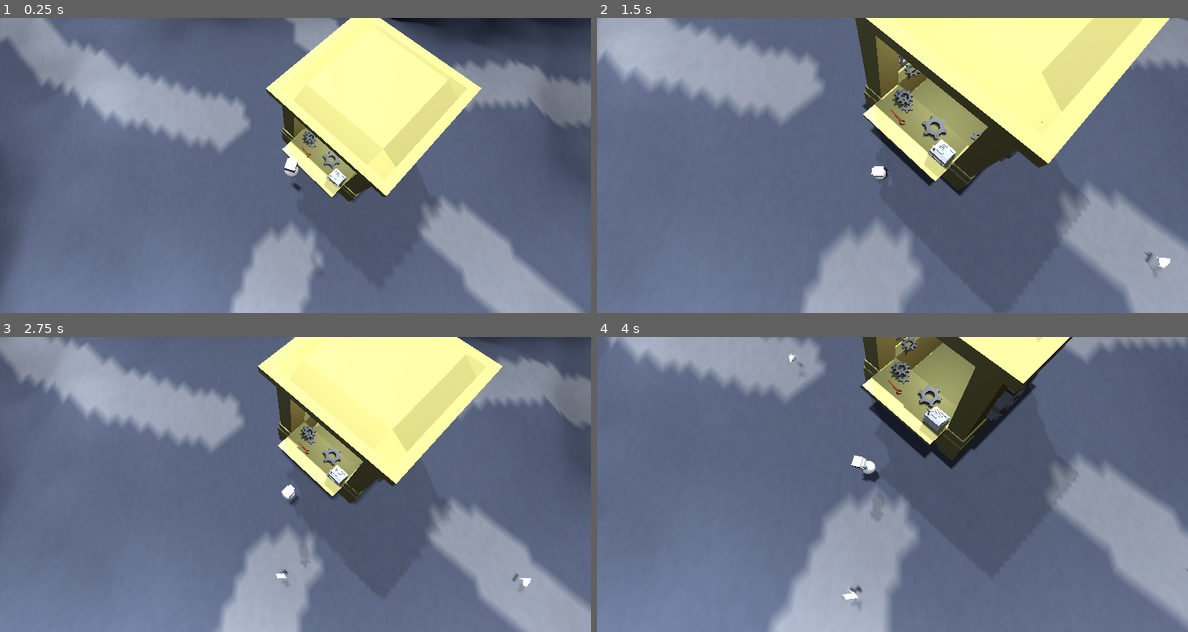
Above: before the commit, frames 1-4 (two rows, left to right).
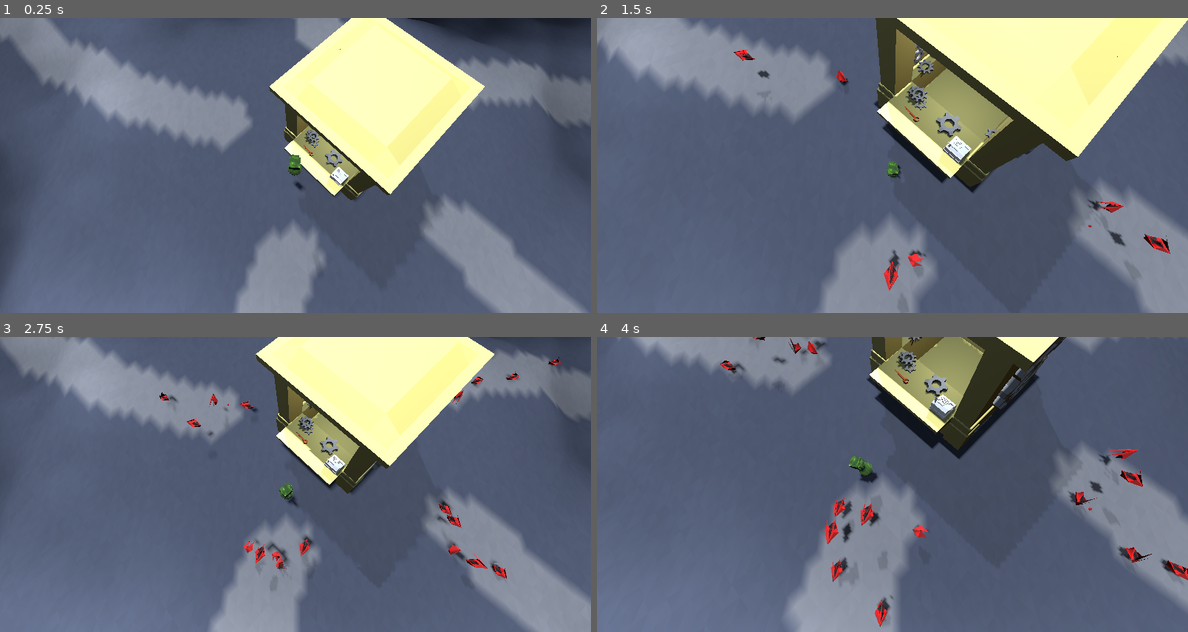
Above: after the commit, the same moments.

Repository: Fletes1/JS-JAM
Game: Godot game, scene res://Escenas/main.tscn
Same seed, same stepped clock (60 frames per second), same inputs: the game is played once before the commit and once after it.
Inputs (mouse positions are in pixels of both pictures, inside the frame that each line leads up to):
- Up to frame 1 (0.25 s): no input
- Up to frame 2 (1.5 s): move the mouse to (1022, 150) at 0.52 s; hold D 0.53-1.28 s; hold Shift 0.53-1.28 s; tap Space at 0.77 s; move the mouse to (774, 180) at 1.27 s; hold S from 1.28 s (still down); tap Shift at 1.35 s
- Up to frame 3 (2.75 s): tap Space at 1.52 s; move the mouse to (354, 419) at 2.02 s; release S at 2.03 s; hold D from 2.03 s (still down); hold Shift from 2.03 s (still down)
- Up to frame 4 (4 s): move the mouse to (862, 543) at 2.77 s; release D at 2.78 s; release Shift at 2.78 s; hold W 2.78-3.53 s; tap Shift at 2.85 s; tap Space at 3.02, 3.77 s; move the mouse to (1069, 528) at 3.52 s; hold A from 3.53 s (still down); hold Shift from 3.53 s (still down)

The runs differ from the first frame. In frame 1, 9.1% of the frame differs, in the area x 0-100%, y 0-100%; in frame 2, 24%; in frame 3, 17%; in frame 4, 20%.

Commit message:
Ciro update

Diff:
--- /dev/null
+++ b/js-gj/Enemies/Light_material.tres
@@ -0,0 +1,16 @@
+[gd_resource type="StandardMaterial3D" load_steps=4 format=3 uid="uid://cqrq2ishhl2hk"]
+
+[sub_resource type="Gradient" id="Gradient_erux7"]
+interpolation_mode = 1
+offsets = PackedFloat32Array(0, 0.590164)
+colors = PackedColorArray(0, 0, 0, 1, 1, 0, 0, 1)
+
+[sub_resource type="FastNoiseLite" id="FastNoiseLite_qind2"]
+
+[sub_resource type="NoiseTexture2D" id="NoiseTexture2D_dv7sx"]
+color_ramp = SubResource("Gradient_erux7")
+noise = SubResource("FastNoiseLite_qind2")
+
+[resource]
+resource_local_to_scene = true
+albedo_texture = SubResource("NoiseTexture2D_dv7sx")
--- a/js-gj/Enemies/light.gd
+++ b/js-gj/Enemies/light.gd
@@ -1,38 +1,65 @@
 extends RigidBody3D
 var des_vel:Vector3
-@onready var speed:int = randf_range(0.9,1.1)*3
+@onready var speed:int = randf_range(0.9,1.1)*10
 @onready var caminador:PathFollow3D =  $PathFollow3D
 var path_asig:int
-var des_look_pos:Vector3
+var des_look_point:Vector3
 var life:int = 10
+var spawning:bool = true
 var impacting:bool = false
+@onready var offset:Vector3 = Vector3(randf_range(-1,1)*get_parent().cam_size,1,randf_range(-1,1)*get_parent().cam_size)
 
 func _ready() -> void:
 	caminador.reparent(get_parent().paths[path_asig])
 	caminador.progress = 0.1
-	des_look_pos = caminador.global_position
-	position = caminador.global_position + Vector3(randf_range(-1,1)*get_parent().cam_size,1,randf_range(-1,1)*get_parent().cam_size)
+	des_look_point = caminador.global_position + offset
+	position = caminador.global_position + offset
+	position.y = randf_range(-2,-3)
+	caminador.progress = 5
+	des_look_point = caminador.global_position + offset
+	rotation_degrees = Vector3(-90,90,0)
+
 
 func _physics_process(delta: float) -> void:
-	while position.distance_to(caminador.global_position) < 3 and caminador.progress_ratio < 1:
-		caminador.progress += 1
-	if caminador.progress_ratio == 1:
-		impact()
-	des_look_pos += (caminador.global_position-des_look_pos)*delta*3
-	$MeshInstance3D.look_at(des_look_pos)
-	$MeshInstance3D.rotation.x = 0
-	$MeshInstance3D.rotation.z = 0
-	des_vel = position.direction_to(caminador.global_position)
-	des_vel.y = 0
-	des_vel = des_vel.normalized()*speed
-	apply_force(Vector3((des_vel-linear_velocity).x,0,(des_vel-linear_velocity).z)*20,Vector3.UP)
+	$CollisionShape3D.disabled = spawning
+	if spawning:
+		linear_velocity.y = 5
+		angular_velocity.y = 50
+		if position.y > caminador.global_position.y+1:spawning = false
+	elif !impacting:
+		#Impact
+		while position.distance_to(caminador.global_position) < offset.length() + 2 and caminador.progress_ratio < 1:
+			caminador.progress += 1
+		if caminador.progress_ratio == 1:
+			impact()
 
-	apply_torque(-rotation*30)
-	if impacting and linear_velocity.y < 0 and get_contact_count() > 0 and get_colliding_bodies()[0].is_in_group("Suelo"):
-		queue_free()
+		#Mooving
+		des_vel = position.direction_to(caminador.global_position + offset)
+		des_vel.y = 0
+		des_vel = des_vel.normalized()*speed
+		if $Ray_suelo.is_colliding():
+			if des_vel != Vector3.ZERO:
+				var normal:Vector3 = $Ray_suelo.get_collision_normal(0)
+				var aply_force:Vector3 = normal.rotated(des_vel.normalized().rotated(Vector3.UP,-PI/2),-PI/2)*des_vel.length()
+				aply_force.x = des_vel.x * (Vector3(aply_force.x,0,aply_force.z).length() / des_vel.length())
+				aply_force.z = des_vel.z * (Vector3(aply_force.x,0,aply_force.z).length() / des_vel.length())
+				apply_force((aply_force-linear_velocity)*2,Vector3.UP)
+		#apply_force(Vector3((des_vel-linear_velocity).x,0,(des_vel-linear_velocity).z)*20,Vector3.UP)
+
+		#Spining
+		des_look_point = caminador.global_position + offset
+		var direction:Vector2 = Vector2(position.x,-position.z).direction_to(Vector2(des_look_point.x,-des_look_point.z))
+		var angle:float = Vector2(-1,0).rotated(rotation.y).angle_to(direction)
+		var rot_aply:Vector3 = Vector3(-rotation.x,angle,-rotation.z)
+		apply_torque(rot_aply*3)
+	else:
+		angular_velocity.y = 50
+		if linear_velocity.y < 0 and get_contact_count() > 0 and get_colliding_bodies()[0].is_in_group("Suelo"):
+			queue_free()
 
 func impact():
 	if !impacting:
+		rotation_degrees = Vector3(90,90,0)
 		impacting = true
 		linear_velocity = Vector3(0,10,0)
 		mass = 10
--- a/js-gj/Enemies/light.tscn
+++ b/js-gj/Enemies/light.tscn
@@ -6,6 +6,24 @@
 friction = 0.0
 
 [sub_resource type="CapsuleShape3D" id="CapsuleShape3D_erux7"]
+height = 1.6
+
+[sub_resource type="Gradient" id="Gradient_erux7"]
+interpolation_mode = 2
+
+[sub_resource type="FastNoiseLite" id="FastNoiseLite_qind2"]
+offset = Vector3(-82.15, 0, 0)
+
+[sub_resource type="NoiseTexture2D" id="NoiseTexture2D_dv7sx"]
+width = 100
+height = 100
+generate_mipmaps = false
+color_ramp = SubResource("Gradient_erux7")
+noise = SubResource("FastNoiseLite_qind2")
+
+[sub_resource type="StandardMaterial3D" id="StandardMaterial3D_iyqpm"]
+albedo_color = Color(1, 0, 0, 1)
+albedo_texture = SubResource("NoiseTexture2D_dv7sx")
 
 [sub_resource type="StandardMaterial3D" id="StandardMaterial3D_2u3ae"]
 
@@ -38,22 +56,35 @@
 "vertex_count": 89,
 "vertex_data": PackedByteArray("xm4svQAAAABls3Y87V90vMplbbxls3Y8j6ItOAAAAAAftXq3ZiNCPAAAAAB/zUs8xLEJOwAAAAAcIqw7j6ItOAA …(2291 unchanged characters)…
 }]
-blend_shape_mode = 0
 shadow_mesh = SubResource("ArrayMesh_g4bki")
 
+[sub_resource type="BoxShape3D" id="BoxShape3D_qind2"]
+size = Vector3(1.5, 0.5, 0.8)
+
 [node name="Light" type="RigidBody3D"]
+rotation_order = 1
+mass = 0.1
 physics_material_override = SubResource("PhysicsMaterial_ps2ao")
+center_of_mass_mode = 1
 contact_monitor = true
 max_contacts_reported = 1
 angular_damp = 20.0
 script = ExtResource("1_erux7")
 
 [node name="CollisionShape3D" type="CollisionShape3D" parent="."]
+transform = Transform3D(-4.37114e-08, -1, 0, 1, -4.37114e-08, 0, 0, 0, 1, 0, -3.72529e-08, 0)
 shape = SubResource("CapsuleShape3D_erux7")
 
 [node name="MeshInstance3D" type="MeshInstance3D" parent="."]
-transform = Transform3D(20, 0, 0, 0, -8.74228e-07, 20, 0, -20, -8.74228e-07, 0, 0, 0)
+transform = Transform3D(30, 0, 0, 0, -1.31134e-06, 30, 0, -30, -1.31134e-06, 0.4, -0.5, 0)
+material_overlay = SubResource("StandardMaterial3D_iyqpm")
 mesh = SubResource("ArrayMesh_erux7")
 
 [node name="PathFollow3D" type="PathFollow3D" parent="."]
 loop = false
+
+[node name="Ray_suelo" type="ShapeCast3D" parent="."]
+transform = Transform3D(1, 0, 0, 0, 1, 0, 0, 0, 1, 0, -0.1, 0)
+shape = SubResource("BoxShape3D_qind2")
+target_position = Vector3(0, -0.3, 0)
+collision_mask = 2
--- a/js-gj/Escenas/main.gd
+++ b/js-gj/Escenas/main.gd
@@ -47,7 +47,6 @@
 func spawn_enemy(type:int,path:int):
 	var ins = preload("res://Enemies/light.tscn").instantiate()
 	ins.path_asig = path
-	#ins.position = Vector3.UP*100
 	add_child(ins)
 
 func create_paths():#creates the paths of the level
@@ -109,10 +108,10 @@
 				VF[X][Y] = CA_H[CA.find(check)]
 			else:#resto
 				VF[X][Y] = noiseterrain.get_noise_2d(check.x,check.y)*terr_alt
-			if check.length() < 10:
+			if check.length() < 15:
 				VF[X][Y] = 0
 			elif check.length() < 30:
-				VF[X][Y] *= (min(pow((check.length()-10)/20,2),1))
+				VF[X][Y] *= (min(pow((check.length()-15)/15,2),1))
 
 	#Creacion de terreno
 	st = SurfaceTool.new()
@@ -126,7 +125,7 @@
 						color_poner = Color("DAE0EE")
 					else:
 						color_poner = Color("8F9AB6")#Fuera
-					color_poner = color_poner * (1 + (VF[X+add[i*2]][Y+add[i*2+1]])/ terr_alt)*randf_range(0.98,1.02)*0.55#variacion extra
+					color_poner = color_poner * (1 + (VF[X+add[i*2]][Y+add[i*2+1]])/ terr_alt)*randf_range(0.98,1.02)*0.45#variacion extra
 
 					st.set_color(color_poner)
 					st.add_vertex(Vector3(X+add[i*2]-terr_size, VF[(X+add[i*2])][(Y+add[i*2+1])] - int(Vector2(X+add[i*2]-terr_size,Y+add[i*2+1]-terr_size).length() > terr_size-cam_size)* pow(Vector2(X+add[i*2]-terr_size,Y+add[i*2+1]-terr_size).length() - (terr_size-cam_size),2), Y+add[i*2+1]-terr_size))
--- a/js-gj/Escenas/main.tscn
+++ b/js-gj/Escenas/main.tscn
@@ -62,6 +62,7 @@
 
 [node name="DirectionalLight3D2" type="DirectionalLight3D" parent="WorldEnvironment"]
 transform = Transform3D(1, 0, 0, 0, -4.37114e-08, 1, 0, -1, -4.37114e-08, 0, 0, 0)
+light_energy = 1.5
 light_indirect_energy = 0.0
 shadow_enabled = true
 shadow_reverse_cull_face = true
@@ -83,6 +84,7 @@
 curve = SubResource("Curve3D_vt1rs")
 
 [node name="Timer" type="Timer" parent="."]
+wait_time = 0.1
 autostart = true
 
 [connection signal="timeout" from="Timer" to="." method="_on_timer_timeout"]
--- a/js-gj/Escenas/player.gd
+++ b/js-gj/Escenas/player.gd
@@ -3,7 +3,11 @@
 @onready var camera_des_pos:Vector3 = position + camera_angle#Desire camera position
 
 var des_vel:Vector3#Desire velocity
-var speed:int = 8
+var speed:int = 7
+var aply_force:Vector3
+var normal:Vector3#Normal of the floor
+
+var last_pos_wheel:Vector3
 
 var des_look_point:Vector3#Desire look point
 
@@ -12,7 +16,6 @@
 	$Camera3D.look_at(position)
 
 func _physics_process(delta: float) -> void:
-	#$MeshInstance3D2.visible = $Ray_suelo.is_colliding()
 	des_vel = Vector3.ZERO
 	if Input.is_key_pressed(KEY_W):
 		des_vel -= Vector3(0,0,1).rotated(Vector3.UP,$Camera3D.rotation.y)
@@ -26,27 +29,25 @@
 	if Input.is_key_pressed(KEY_SHIFT):
 		des_vel *= 2
 	if $Ray_suelo.is_colliding():
-		var aply_force:Vector3
-		var normal:Vector3 = $Ray_suelo.get_collision_normal()
-		#aply_force = normal.rotated(des_vel.normalized(),-PI/2)*des_vel.length()
-		#aply_force = aply_force.rotated(aply_force.normalized(),PI)
-		#aply_force = normal.rotated(Vector3(1,0,0),PI/2)*des_vel.z
-		#aply_force += normal.rotated(Vector3(0,0,1),PI/2)*des_vel.x
-		#apply_force()
-		$ball_speed_test.global_position = $Ray_suelo.get_collision_point()+Vector3.UP + aply_force
-		apply_force(Vector3((des_vel-linear_velocity).x,0,(des_vel-linear_velocity).z),Vector3.UP)
-		if des_vel == Vector3.ZERO:
-			apply_force(Vector3((des_vel-linear_velocity).x,0,(des_vel-linear_velocity).z)*0.5,Vector3.UP)
+		if des_vel != Vector3.ZERO:
+			normal = $Ray_suelo.get_collision_normal(0)
+			aply_force = normal.rotated(des_vel.normalized().rotated(Vector3.UP,-PI/2),-PI/2)*des_vel.length()
+			aply_force.x = des_vel.x * (Vector3(aply_force.x,0,aply_force.z).length() / des_vel.length())
+			aply_force.z = des_vel.z * (Vector3(aply_force.x,0,aply_force.z).length() / des_vel.length())
+			apply_force((aply_force-linear_velocity)*2,Vector3.UP)
+		else:
+			apply_force(-linear_velocity*4,Vector3.UP)
 
 	$Mouse_ray.global_position = $Camera3D.global_position
 	$Mouse_ray.target_position = $Camera3D.project_ray_normal($Node2D.get_global_mouse_position()) * 5000
 	$Mouse_ray.global_rotation = Vector3.ZERO
 	if $Mouse_ray.is_colliding():
-		des_look_point += ($Mouse_ray.get_collision_point()-des_look_point)*delta*10
-		$MeshInstance3D.look_at(des_look_point)
-		$MeshInstance3D.rotation.x = 0
-		$MeshInstance3D.rotation.z = 0
-	apply_torque(-rotation*30)
+		des_look_point = $Mouse_ray.get_collision_point()
+		var direction:Vector2 = Vector2(position.x,-position.z).direction_to(Vector2(des_look_point.x,-des_look_point.z))
+		var angle:float = Vector2(0,1).rotated($MeshInstance3D.rotation.y).angle_to(direction)
+		$MeshInstance3D.rotation.y += max(min(angle*delta*10,delta*7),-delta*7)
+
+	apply_torque(-rotation*50*(max(mass/10,1)))
 
 	if Input.is_key_pressed(KEY_SPACE) and get_contact_count() > 0:
 		linear_velocity.y = min(10,linear_velocity.y+10)
@@ -58,3 +59,8 @@
 	camera_des_pos = camera_des_pos.normalized() * min(camera_des_pos.length(),get_parent().terr_size-3)
 	$Camera3D.global_position = camera_des_pos
 	$Ray_suelo.global_rotation = Vector3.ZERO
+
+	$MeshInstance3D/MeshInstance3D2.rotate_x(($MeshInstance3D/MeshInstance3D2.global_position - last_pos_wheel).z*2)
+	$MeshInstance3D/MeshInstance3D2.rotate_z(-($MeshInstance3D/MeshInstance3D2.global_position - last_pos_wheel).x*2)
+	last_pos_wheel = $MeshInstance3D/MeshInstance3D2.global_position
+	$MeshInstance3D/MeshInstance3D2.global_position = $MeshInstance3D/Marker3D.global_position
--- a/js-gj/Escenas/player.tscn
+++ b/js-gj/Escenas/player.tscn
@@ -7,6 +7,28 @@
 
 [sub_resource type="CapsuleShape3D" id="CapsuleShape3D_i8vih"]
 
+[sub_resource type="Gradient" id="Gradient_cnkc8"]
+interpolation_mode = 1
+offsets = PackedFloat32Array(0.00819672, 0.25, 0.5, 0.75)
+colors = PackedColorArray(0.370364, 0.370364, 0.370364, 1, 0.41598, 0.41598, 0.41598, 1, 0.601223, 0.601223, 0.601223, 1, 1, 1, 1, 1)
+
+[sub_resource type="FastNoiseLite" id="FastNoiseLite_i8vih"]
+frequency = 0.041
+
+[sub_resource type="NoiseTexture2D" id="NoiseTexture2D_qgqwx"]
+width = 100
+height = 100
+in_3d_space = true
+generate_mipmaps = false
+seamless = true
+seamless_blend_skirt = 1.0
+color_ramp = SubResource("Gradient_cnkc8")
+noise = SubResource("FastNoiseLite_i8vih")
+
+[sub_resource type="StandardMaterial3D" id="StandardMaterial3D_6njrx"]
+albedo_color = Color(0.215686, 0.403922, 0.0666667, 1)
+albedo_texture = SubResource("NoiseTexture2D_qgqwx")
+
 [sub_resource type="BoxMesh" id="BoxMesh_i8vih"]
 size = Vector3(0.7, 0.5, 0.7)
 
@@ -14,17 +36,13 @@
 size = Vector3(0.5, 0.2, 0.2)
 
 [sub_resource type="SphereMesh" id="SphereMesh_qgqwx"]
-radial_segments = 32
-rings = 16
+radial_segments = 16
+rings = 8
 
 [sub_resource type="BoxMesh" id="BoxMesh_6njrx"]
 size = Vector3(0.2, 0.8, 0.2)
 
-[sub_resource type="SphereMesh" id="SphereMesh_cnkc8"]
-radius = 0.2
-height = 0.4
-radial_segments = 16
-rings = 8
+[sub_resource type="SphereShape3D" id="SphereShape3D_cnkc8"]
 
 [node name="Player" type="RigidBody3D"]
 physics_material_override = SubResource("PhysicsMaterial_cnkc8")
@@ -44,28 +62,36 @@
 
 [node name="MeshInstance3D" type="MeshInstance3D" parent="."]
 transform = Transform3D(1, 0, 0, 0, 1, 0, 0, 0, 1, 0, 0.75, 0)
+material_override = SubResource("StandardMaterial3D_6njrx")
 mesh = SubResource("BoxMesh_i8vih")
 
 [node name="MeshInstance3D" type="MeshInstance3D" parent="MeshInstance3D"]
-transform = Transform3D(1, 0, 0, 0, 1, 0, 0, 0, 1, 0, 0.0383018, -0.427945)
+transform = Transform3D(1, 0, 0, 0, 1, 0, 0, 0, 1, -0.003, 0.036, -0.45)
+material_override = SubResource("StandardMaterial3D_6njrx")
 mesh = SubResource("BoxMesh_cnkc8")
 
 [node name="MeshInstance3D2" type="MeshInstance3D" parent="MeshInstance3D"]
-transform = Transform3D(1, 0, 0, 0, 1, 0, 0, 0, 1, 0, -1.25, 0)
+transform = Transform3D(1, 0, 0, 0, 1, 0, 0, 0, 1, 0, -0.5, 0)
+top_level = true
+material_override = SubResource("StandardMaterial3D_6njrx")
 mesh = SubResource("SphereMesh_qgqwx")
 
 [node name="MeshInstance3D3" type="MeshInstance3D" parent="MeshInstance3D"]
 transform = Transform3D(1, 0, 0, 0, 1, 0, 0, 0, 1, 0, -0.497747, 0)
+material_override = SubResource("StandardMaterial3D_6njrx")
 mesh = SubResource("BoxMesh_6njrx")
 
+[node name="Marker3D" type="Marker3D" parent="MeshInstance3D"]
+transform = Transform3D(1, 0, 0, 0, 1, 0, 0, 0, 1, 0, -1.25, 0)
+
 [node name="Mouse_ray" type="RayCast3D" parent="."]
+visible = false
 collision_mask = 2
 
 [node name="Node2D" type="Node2D" parent="."]
 
-[node name="ball_speed_test" type="MeshInstance3D" parent="."]
-mesh = SubResource("SphereMesh_cnkc8")
-
-[node name="Ray_suelo" type="RayCast3D" parent="."]
+[node name="Ray_suelo" type="ShapeCast3D" parent="."]
 transform = Transform3D(1, 0, 0, 0, 1, 0, 0, 0, 1, 0, -0.1, 0)
+shape = SubResource("SphereShape3D_cnkc8")
+target_position = Vector3(0, -0.5, 0)
 collision_mask = 2
--- a/js-gj/Recursos/Suelo_mat.tres
+++ b/js-gj/Recursos/Suelo_mat.tres
@@ -1,8 +1,7 @@
-[gd_resource type="StandardMaterial3D" load_steps=0 format=3 uid="uid://dys4fl8va4etw"]
+[gd_resource type="StandardMaterial3D" format=3 uid="uid://ccq4iu8iuunqc"]
 
 [resource]
 cull_mode = 2
 diffuse_mode = 3
 specular_mode = 1
-disable_fog = true
 vertex_color_use_as_albedo = true
Not shown: 1 places in js-gj/Enemies/light.tscn that only renumber resources
Not shown: 1 places in js-gj/Escenas/player.tscn that only renumber resources
